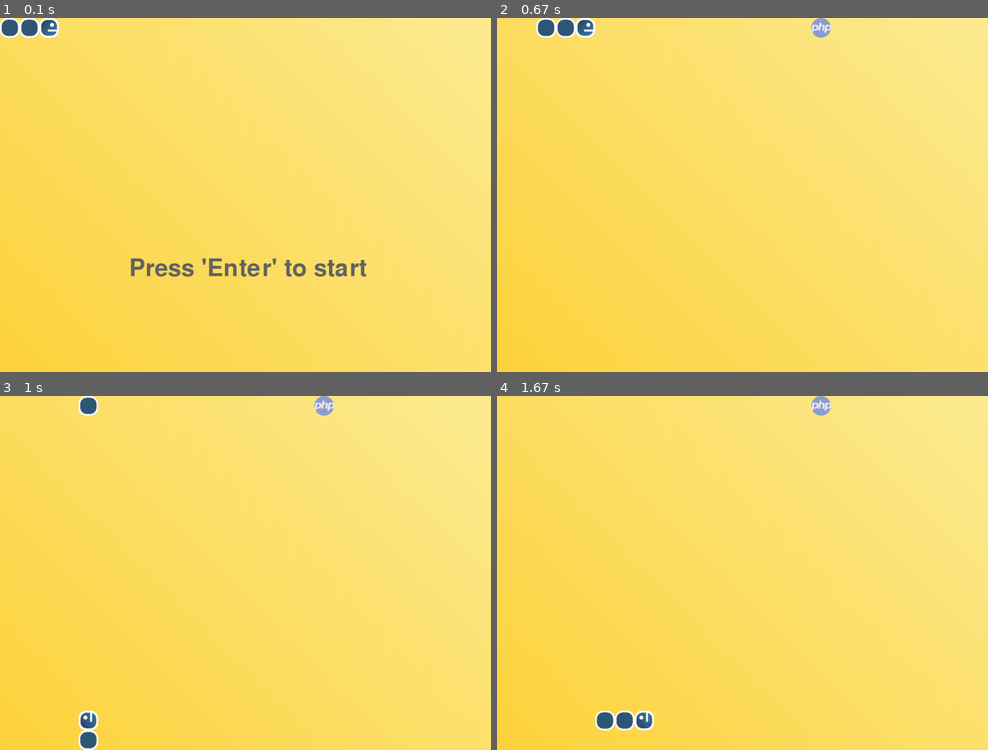
Above: before the commit, frames 1-4 (two rows, left to right).
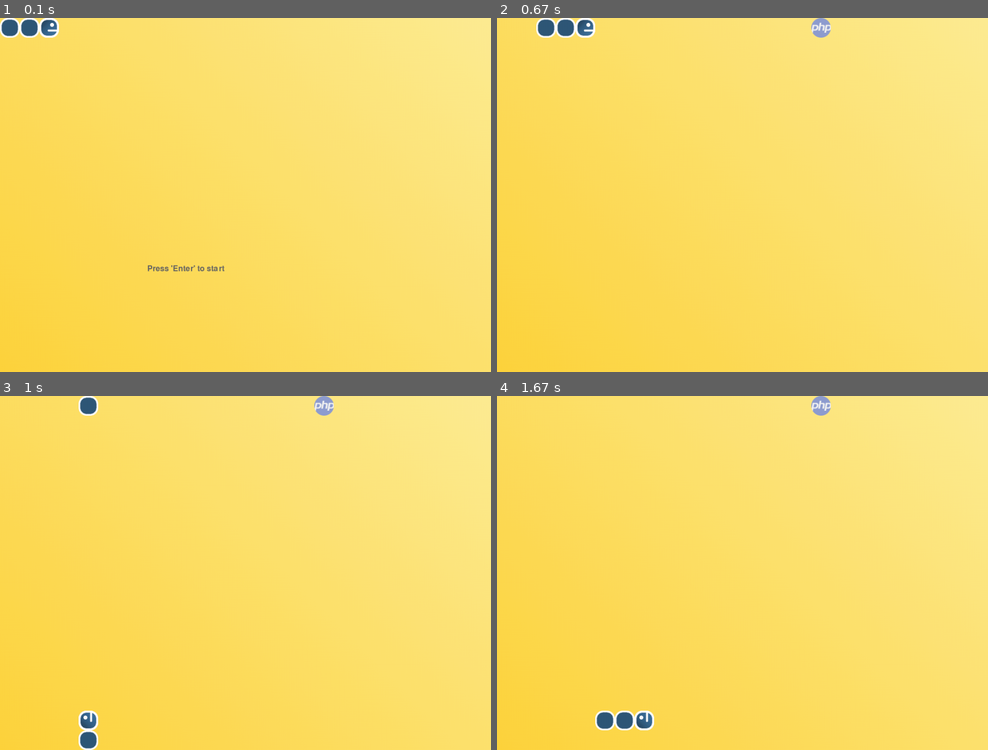
Above: after the commit, the same moments.

Repository: alexanderchainsaw/pygameHungryPythonOld
Game: pygame game, started from main.py
Same seed, same stepped clock (60 frames per second), same inputs: the game is played once before the commit and once after it.
Inputs:
- Up to frame 1 (0.1 s): no input
- Up to frame 2 (0.67 s): tap Enter at 0.33 s
- Up to frame 3 (1 s): tap W at 0.67 s
- Up to frame 4 (1.67 s): hold Right 1-1.47 s; hold Up from 1.5 s (still down); tap Space at 1.57 s

The runs differ from the first frame. In frame 1, 1.1% of the frame differs, in the area x 26-75%, y 67-74%; in frame 2, nothing differs; in frame 3, nothing differs; in frame 4, nothing differs.

Commit message:
new font, refactoring

Diff:
--- a/main.py
+++ b/main.py
@@ -14,7 +14,7 @@
 FOOD_FOR_PYTHON = assets.FOOD_FOR_PYTHON
 
 
-def print_text(screen, font, x, y, text, fcolor=(255, 255, 255)):
+def print_text(screen, font, x, y, text, fcolor=(100, 100, 100)):
     imgtext = font.render(text, True, fcolor)
     screen.blit(imgtext, (x, y))
 
@@ -45,9 +45,8 @@
 
     flag = True  # preventing a bug ( simultaneous key presses causing game over )
 
-    font2 = pygame.font.Font(None, 72)
-    fwidth, fheight = font2.size('GAME OVER')
-    score = 0
+    main_font = pygame.font.Font('Assets/AtariClassic-gry3.ttf', 24)
+    fwidth, fheight = main_font.size('GAME OVER')
     snake = init_snake()
     food = create_food(snake)
     rand_food = random.choice(FOOD_FOR_PYTHON)
@@ -71,8 +70,8 @@
                     snake = init_snake()
                     food = create_food(snake)
                     pos = (1, 0)
-                    score += 1
                     last_move_time = time.time()
+                    head_position = assets.HEAD_RIGHT
                 elif event.key == pygame.K_SPACE:
                     if running:
                         pause = not pause
@@ -156,11 +155,11 @@
                         SQUARE_SIZE * 2, SQUARE_SIZE * 2))
         if not running:
             if start:
-                print_text(screen, font2, (WIDTH - fwidth) // 2,
-                           (HEIGHT - fheight) // 2, 'GAME OVER', (100, 100, 100))
+                print_text(screen, main_font, (WIDTH - fwidth) // 2,
+                           (HEIGHT - fheight) // 2, 'GAME OVER')
         if not running:
-            print_text(screen, font2, (WIDTH - fwidth) // 2 - 85,
-                       (HEIGHT - fheight) // 2 + 150, "Press 'Enter' to start", (100, 100, 100))
+            print_text(screen, main_font, (WIDTH - fwidth) // 2 - 150,
+                       (HEIGHT - fheight) // 2 + 150, "Press 'Enter' to start")
         pygame.display.update()
 
 
